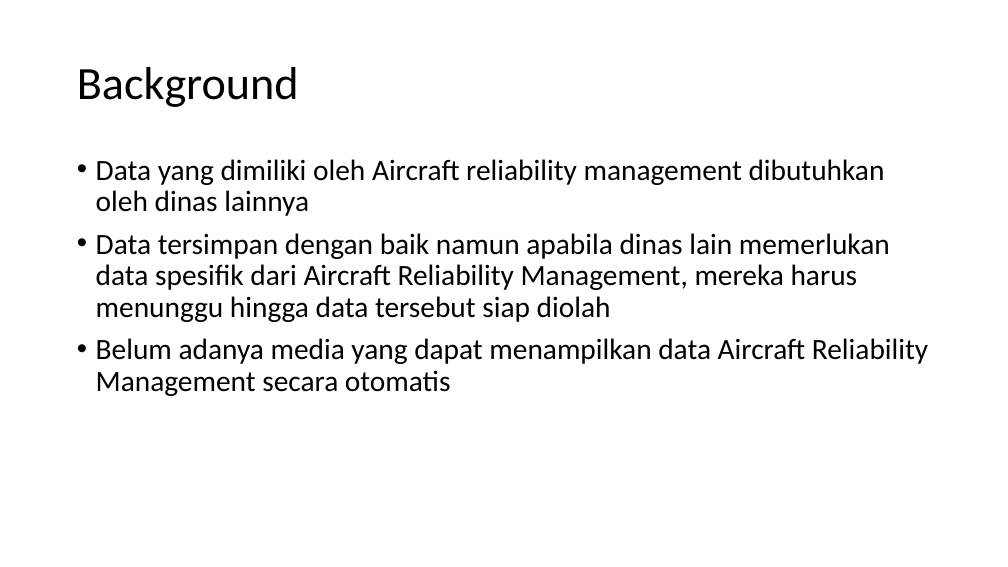
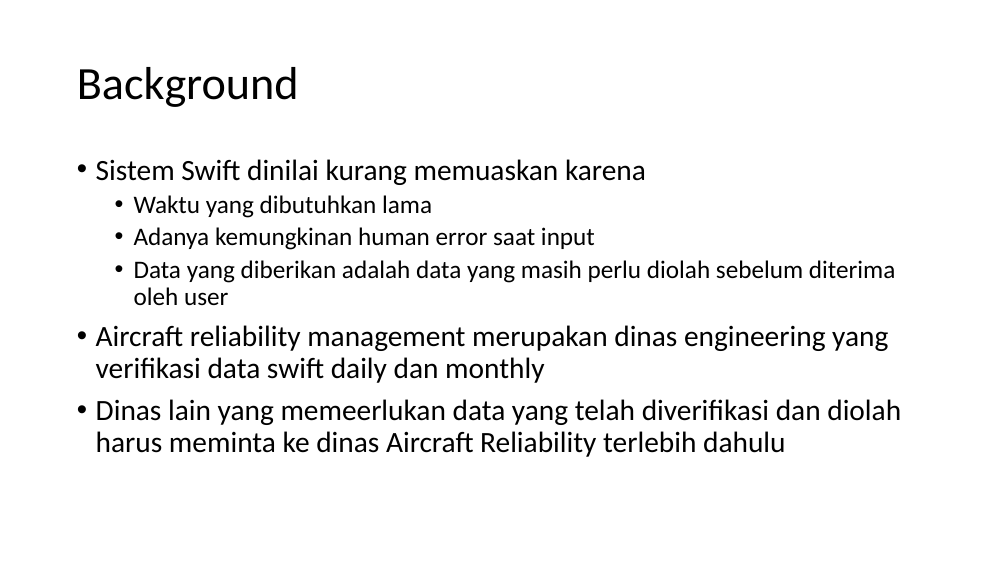
Before and after one commit to 4erka/GMF, a slide deck: slide 3 of Dokumen/ppt+kp.pptx. Drawn at 1008x567 pixels with LibreOffice and Linux fonts; fonts in the diff are those of the drawing. Boxes give left, top, right and bottom in pixels: in the first picture for what was removed or moved away, otherwise in the second. Text is boxed around its words. In the diff, an @@ line names an element or a change of style, - is before the commit and + after.

```diff
--- a/Dokumen/ppt+kp.pptx
+++ b/Dokumen/ppt+kp.pptx
@@ text at [96, 159, 901, 457]: text changed @@
-• Data yang dimiliki oleh Aircraft reliability management dibutuhkan oleh dinas lainnya
-• Data tersimpan dengan baik namun apabila dinas lain memerlukan data spesifik dari Aircraft Reliability Management, mereka harus menunggu hingga data tersebut siap diolah
-• Belum adanya media yang dapat menampilkan data Aircraft Reliability Management secara otomatis
+• Sistem Swift dinilai kurang memuaskan karena
+  • Waktu yang dibutuhkan lama
+  • Adanya kemungkinan human error saat input
+  • Data yang diberikan adalah data yang masih perlu diolah sebelum diterima oleh user
+• Aircraft reliability management merupakan dinas engineering yang verifikasi data swift daily dan monthly
+• Dinas lain yang memeerlukan data yang telah diverifikasi dan diolah harus meminta ke dinas Aircraft Reliability terlebih dahulu
```
Also in this commit, not shown: 2 slides added, 1 slide removed, 1 other file.
